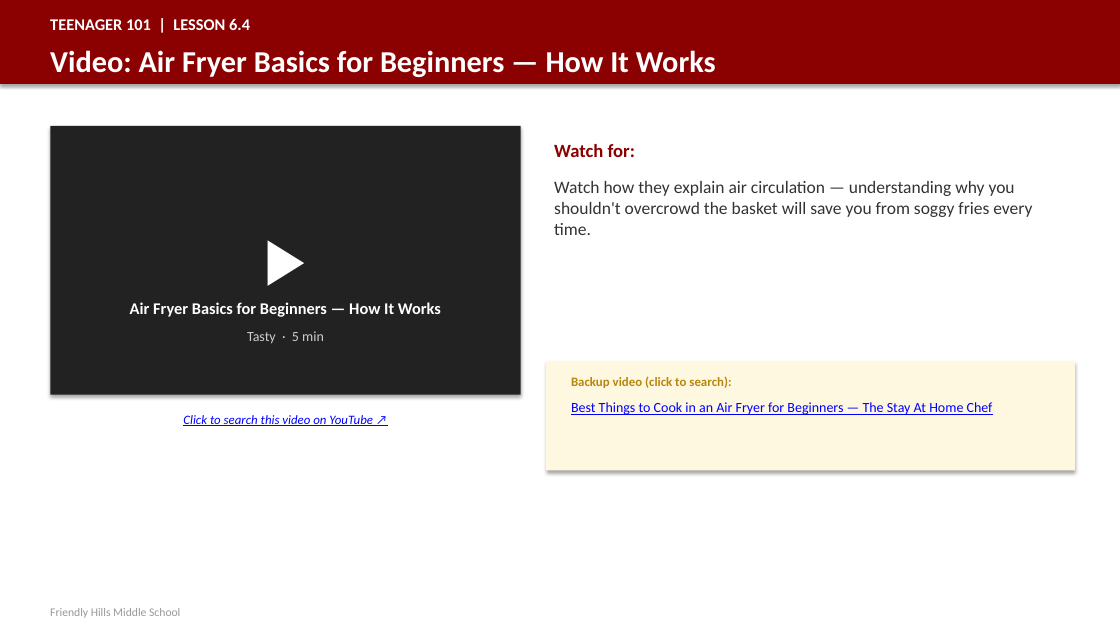
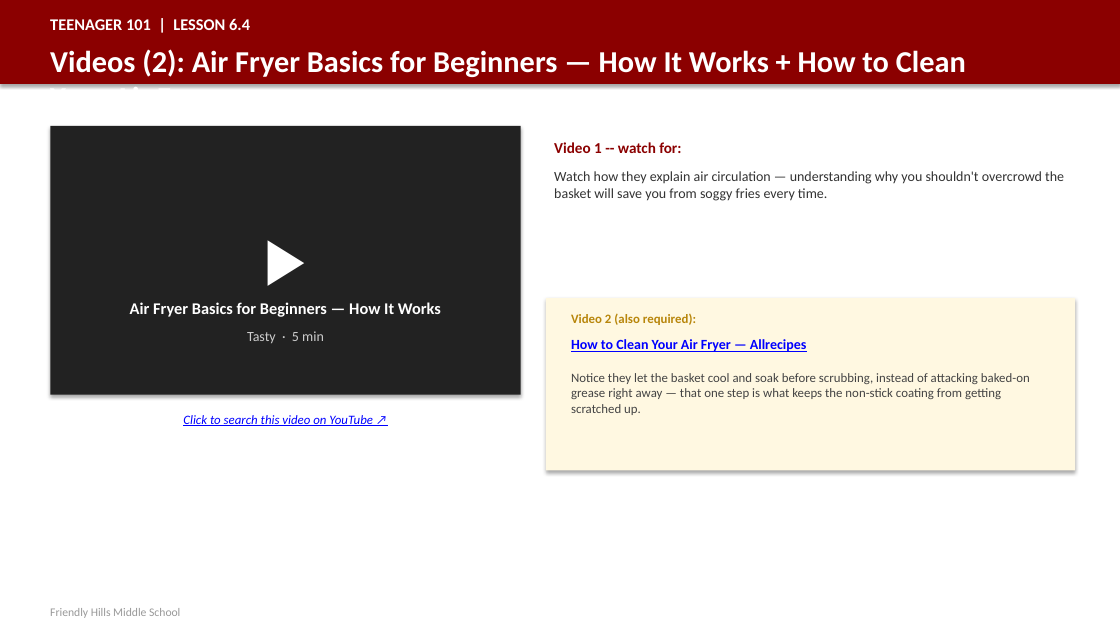
Before and after one commit to milesclawson/test-repo, a slide deck: slide 189 of downloads/teenager101_teacher_slides.pptx. Drawn at 1120x630 pixels with LibreOffice and Linux fonts; fonts in the diff are those of the drawing. Boxes give left, top, right and bottom in pixels: in the first picture for what was removed or moved away, otherwise in the second. Text is boxed around its words. In the diff, an @@ line names an element or a change of style, - is before the commit and + after.

```diff
--- a/downloads/teenager101_teacher_slides.pptx
+++ b/downloads/teenager101_teacher_slides.pptx
@@ text at <box>50,49,966,88</box>: text changed @@
-Video: Air Fryer Basics for Beginners — How It Works
+Videos (2): Air Fryer Basics for Beginners — How It Works + How to Clean Your Air Fryer
@@ text at <box>554,142,681,153</box>: text changed; size 16 to 13 pt @@
-Watch for:
+Video 1 -- watch for:
@@ text "Watch how they explain air ...": place and size @@
-text "Watch how they explain air ..." at <box>554,181,1032,235</box>
+text "Watch how they explain air ..." at <box>554,171,1064,201</box>
@@ text "Watch how they explain air ..." at <box>554,171,1064,201</box>: size 15 to 12 pt @@
@@ rectangle: place and size @@
-rectangle at <box>546,361,1075,471</box>
+rectangle at <box>546,298,1075,471</box>
@@ text at <box>571,313,696,325</box>: text changed @@
-Backup video (click to search):
+Video 2 (also required):
@@ text at <box>571,339,807,352</box>: text changed; bold on @@
-Best Things to Cook in an Air Fryer for Beginners — The Stay At Home Chef
+How to Clean Your Air Fryer — Allrecipes
@@ text added at <box>571,373,1030,415</box>, 11 pt, text #444444 @@
+Notice they let the basket cool and soak before scrubbing, instead of attacking baked-on grease right away — that one step is what keeps the non-stick coating from getting scratched up.
```
Also in this commit, not shown: 6 other slides changed, 1 other file.
